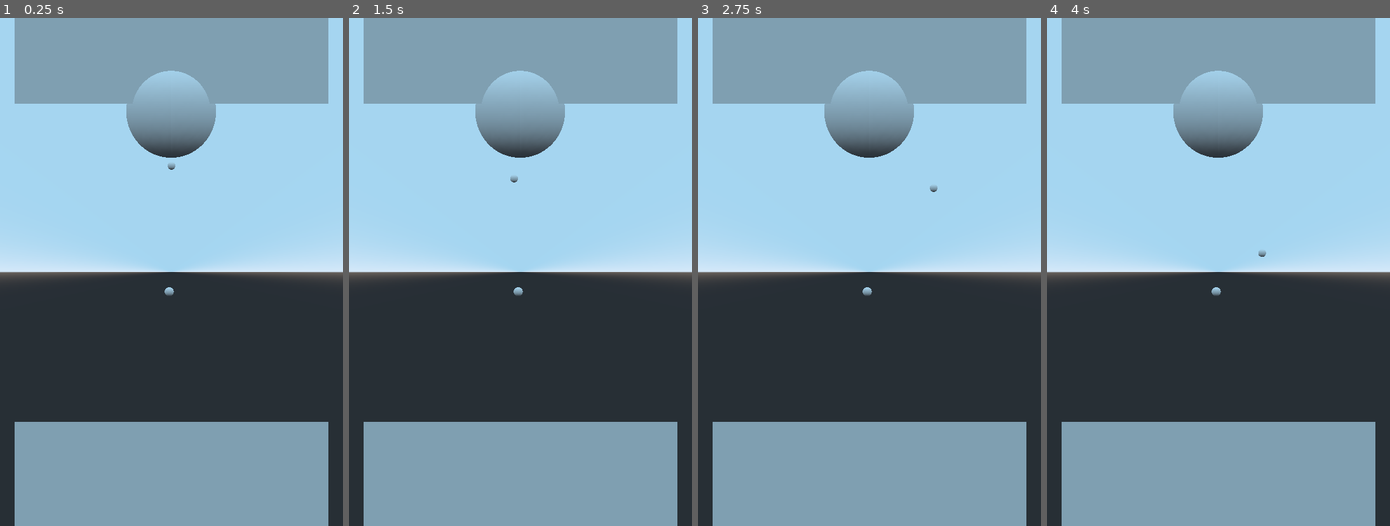
Above: before the commit, frames 1-4 (left to right).
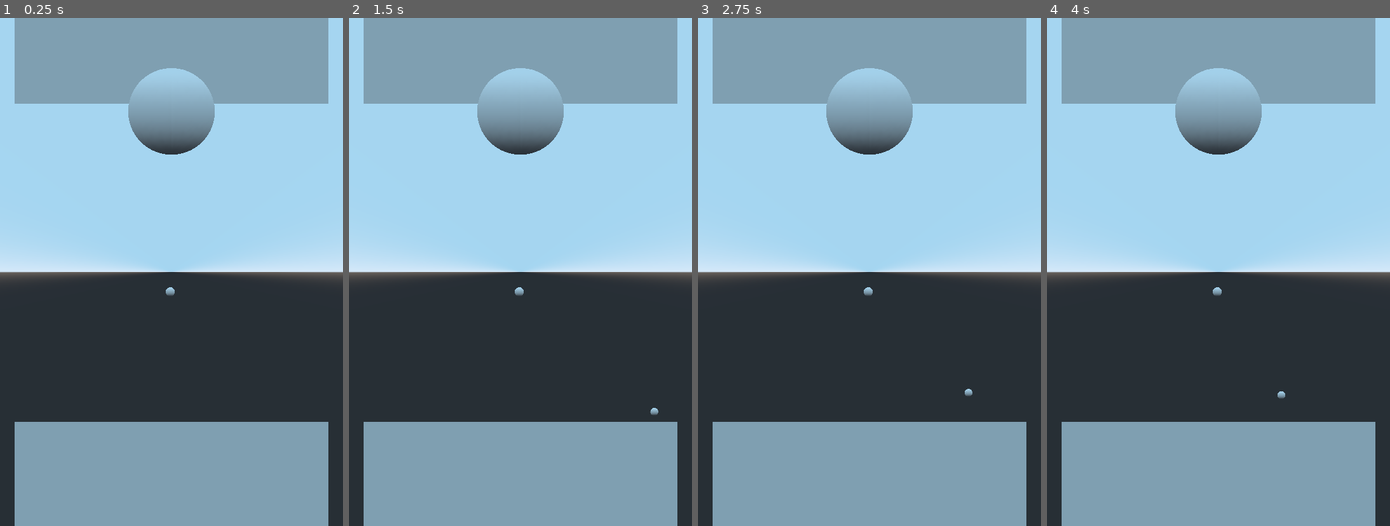
Above: after the commit, the same moments.

Repository: beothorn/librethrow
Game: Godot game, scene res://playStage/PlayStage.tscn
The game is run twice, just before and just after one commit, with the same random seed, the same clock (stepped at 60 frames per second) and the same inputs.
Inputs (mouse positions are in pixels of both pictures, inside the frame that each line leads up to):
- Up to frame 1 (0.25 s): no input
- Up to frame 2 (1.5 s): tap Enter at 0.5 s; move the mouse to (595, 246) at 0.52 s; click (595, 246) at 0.67 s; tap Space at 1.25 s; move the mouse to (451, 297) at 1.27 s; click (451, 297) at 1.42 s
- Up to frame 3 (2.75 s): move the mouse to (903, 160) at 2.02 s; click (903, 160) at 2.17 s
- Up to frame 4 (4 s): tap Enter at 2.75 s; move the mouse to (1201, 373) at 2.77 s; click (1201, 373) at 2.92 s; tap Space at 3.5 s; move the mouse to (1321, 348) at 3.52 s; click (1321, 348) at 3.67 s

The runs differ from the first frame. In frame 1, 0.4% of the frame differs, in the area x 36-63%, y 9-55%; in frame 2, 0.4%, in the area x 36-91%, y 9-79%; in frame 3, 0.4%; in frame 4, 0.4%.
Error after the commit: Invalid get index 'position' (on base: 'InputEventKey'). (res://playStage/PlayStage.gd:29)

Commit message:
Throwing at the right angle

Diff:
--- a/game/playStage/PlayStage.gd
+++ b/game/playStage/PlayStage.gd
@@ -2,22 +2,31 @@
 
 onready var ball = get_node("/root/GameRoom/Ball")
 
+var throwing = false
+
 func _ready():
 	PhysicsServer.area_set_param(get_world().get_space(), PhysicsServer.AREA_PARAM_GRAVITY_VECTOR, Vector3(0, -1, 0))
-
 
 func _on_StaticBody_input_event(camera, event, click_position, click_normal, shape_idx):
 	pass
 
+func throw_ball(towards_point):
+	ball.set_linear_velocity(Vector3(0,0,0))
+	var pos = get_node("Camera").project_ray_origin(towards_point)
+	ball.gravity_scale = 1
+	var throw_direction = Vector3(pos.x, pos.y, 0)
+	throw_direction = throw_direction.normalized()
+	throw_direction = throw_direction * 15
+	ball.apply_impulse(Vector3(0,0,0), throw_direction)
+
 func _input(event):
-	if event is InputEventMouseButton and event.button_index == BUTTON_LEFT and event.pressed:
-		ball.translation = Vector3(0,4.908,0)
-		ball.set_linear_velocity(Vector3(0,0,0))
-		var pos = get_node("Camera").project_ray_origin(event.position)
-		ball.gravity_scale = 1
-		var x = pos - ball.translation
-		x = x.normalized()
-		x = x * 15
-		x.z = 0
-		ball.apply_impulse(Vector3(0,0,0), x)
-		print(pos)
+	var mouse_click = event as InputEventMouseButton
+	if mouse_click and mouse_click.button_index == 1 and mouse_click.pressed:
+		throw_ball(event.position)
+		throwing = true
+	else:
+		if !throwing:
+			var pos = get_node("Camera").project_ray_origin(event.position)
+			var pos2d = Vector3(pos.x, pos.y, 0)
+			var pos_cursor = pos2d.normalized() * 2.2
+			ball.translation = pos_cursor
--- a/game/playStage/PlayStage.tscn
+++ b/game/playStage/PlayStage.tscn
@@ -16,8 +16,8 @@
 radius = 0.184528
 
 [sub_resource type="SphereMesh" id=5]
-radius = 2.072
-height = 4.282
+radius = 2.0
+height = 4.0
 
 [sub_resource type="CubeMesh" id=6]
 size = Vector3( 14.5, 7.73, 7.19 )
@@ -32,20 +32,15 @@
 [sub_resource type="SphereShape" id=9]
 radius = 0.209693
 
-[sub_resource type="SphereShape" id=10]
-radius = 1.99845
-
-[node name="GameRoom" type="Navigation"]
+[node name="GameRoom" type="Spatial"]
 script = ExtResource( 1 )
 
 [node name="Camera" type="Camera" parent="."]
-transform = Transform( 1, 0, 0, 0, 1, 0, 0, 0, 1, 0, 0.00445312, 4.02605 )
+transform = Transform( 1, 0, 0, 0, 1, 0, 0, 0, 1, 0, -7.379, 4.072 )
 projection = 1
-current = true
 size = 23.44
 
 [node name="Ball" type="RigidBody" parent="."]
-transform = Transform( 1, 0, 0, 0, 1, 0, 0, 0, 1, -3.9041e-05, 4.90836, 0.00413156 )
 physics_material_override = SubResource( 1 )
 gravity_scale = 0.0
 
@@ -56,48 +51,43 @@
 shape = SubResource( 4 )
 
 [node name="Aim" type="CSGMesh" parent="."]
-transform = Transform( 1, 0, 0, 0, 1, 0, 0, 0, 1, -0.0160503, 7.41488, 0 )
+transform = Transform( 1, 0, 0, 0, 1, 0, 0, 0, 1, 0, 0.032, 0.045 )
 mesh = SubResource( 5 )
 
 [node name="Walls" type="Spatial" parent="."]
 
 [node name="TopWall" type="CSGMesh" parent="Walls"]
-transform = Transform( 1, 0, 0, 0, 1, 0, 0, 0, 1, 0, 11.6431, -2.59276 )
+transform = Transform( 1, 0, 0, 0, 1, 0, 0, 0, 1, 0, 4.26, -3.43821 )
 mesh = SubResource( 6 )
 
 [node name="BottomWall" type="CSGMesh" parent="Walls"]
-transform = Transform( 1, 0, 0, 0, 1, 0, 0, 0, 1, 0, -10.7732, -3 )
+transform = Transform( 1, 0, 0, 0, 1, 0, 0, 0, 1, 0, -18.156, -3.44987 )
 mesh = SubResource( 6 )
 
 [node name="KinematicBody" type="StaticBody" parent="Walls"]
 
 [node name="CollisionShape" type="CollisionShape" parent="Walls/KinematicBody"]
-transform = Transform( -4.37114e-08, 1, 0, -1, -4.37114e-08, 0, 0, 0, 1, -0.0379572, -7.59004, 0 )
+transform = Transform( -4.37114e-08, 1, 0, -1, -4.37114e-08, 0, 0, 0, 1, 0.00975704, -14.9732, 0.0454814 )
 shape = SubResource( 7 )
 
 [node name="CollisionShape2" type="CollisionShape" parent="Walls/KinematicBody"]
-transform = Transform( 1, 0, 0, 0, 1, 0, 0, 0, 1, 7.16866, -0.030015, 0 )
+transform = Transform( 1, 0, 0, 0, 1, 0, 0, 0, 1, 7.21637, -7.41317, 0.0454814 )
 shape = SubResource( 7 )
 
 [node name="CollisionShape3" type="CollisionShape" parent="Walls/KinematicBody"]
-transform = Transform( 1, 0, 0, 0, 1, 0, 0, 0, 1, -7.18274, -0.030015, 0 )
+transform = Transform( 1, 0, 0, 0, 1, 0, 0, 0, 1, -7.13503, -7.41317, 0.0454814 )
 shape = SubResource( 7 )
 
 [node name="Stones" type="Spatial" parent="."]
+editor/display_folded = true
 
 [node name="Stone" type="StaticBody" parent="Stones"]
 transform = Transform( 1, 0, 0, 0, 1, 0, 0, 0, 1, -0.104614, -0.910785, 0 )
 
 [node name="Stone" type="CSGMesh" parent="Stones/Stone"]
+transform = Transform( 1, 0, 0, 0, 1, 0, 0, 0, 1, 0.0477142, -7.38316, 0.0454814 )
 mesh = SubResource( 8 )
 
 [node name="CollisionShape" type="CollisionShape" parent="Stones/Stone"]
+transform = Transform( 1, 0, 0, 0, 1, 0, 0, 0, 1, 0.0477142, -7.38316, 0.0454814 )
 shape = SubResource( 9 )
-
-[node name="StaticBody" type="StaticBody" parent="."]
-transform = Transform( 1, 0, 0, 0, 1, 0, 0, 0, 1, -0.0564992, 7.23012, 2.78735 )
-
-[node name="CollisionShape" type="CollisionShape" parent="StaticBody"]
-transform = Transform( 1, 0, 0, 0, 1, 0, 0, 0, 1, 0.0303154, 0.136419, -1.88168 )
-shape = SubResource( 10 )
-[connection signal="input_event" from="StaticBody" to="." method="_on_StaticBody_input_event"]
Not shown: 1 places in game/playStage/PlayStage.tscn that only renumber resources
